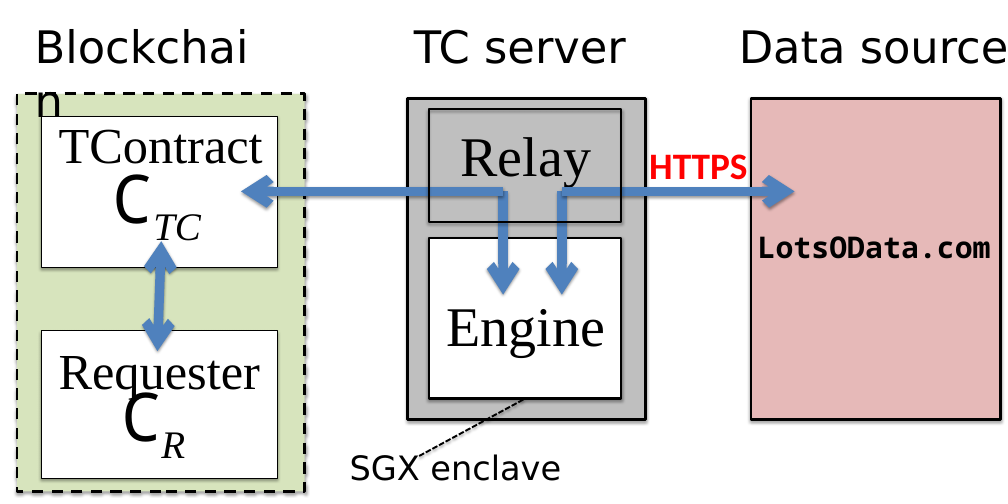
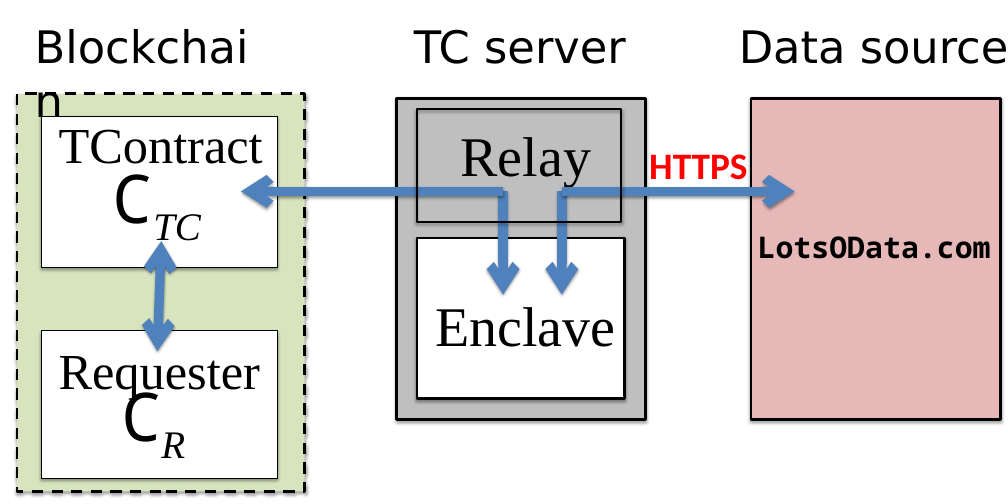
Before and after one commit to bl4ck5un/Town-Crier, a slide deck: slide 1 of writeup/figures/OverviewFig.pptx. Drawn at 1008x504 pixels with LibreOffice and Linux fonts; fonts in the diff are those of the drawing. Boxes give left, top, right and bottom in pixels: in the first picture for what was removed or moved away, otherwise in the second. Text is boxed around its words. In the diff, an @@ line names an element or a change of style, - is before the commit and + after.

```diff
--- a/writeup/figures/OverviewFig.pptx
+++ b/writeup/figures/OverviewFig.pptx
@@ rectangle: place and size @@
-rectangle at (407,99,645,420)
+rectangle at (396,99,645,420)
@@ rectangle: place and size @@
-rectangle at (429,110,622,222)
+rectangle at (417,110,621,222)
@@ rectangle: place and size @@
-rectangle at (429,238,622,398)
+rectangle at (417,238,624,398)
@@ text at (435,307,615,347): text changed @@
-Engine
+Enclave
@@ line removed from (419, 456) to (525, 398) @@
@@ text removed at (350,454,561,481) @@
-SGX enclave
```
Also in this commit, not shown: 9 other files.
